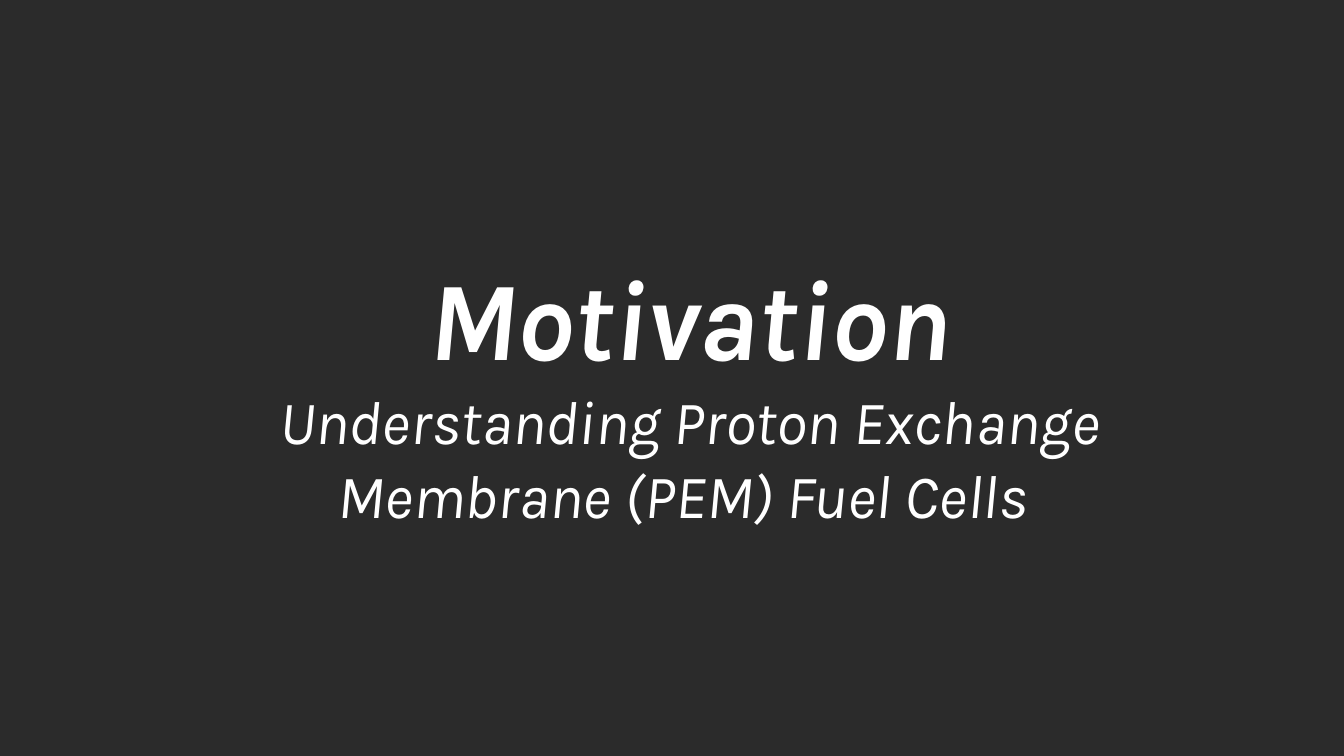
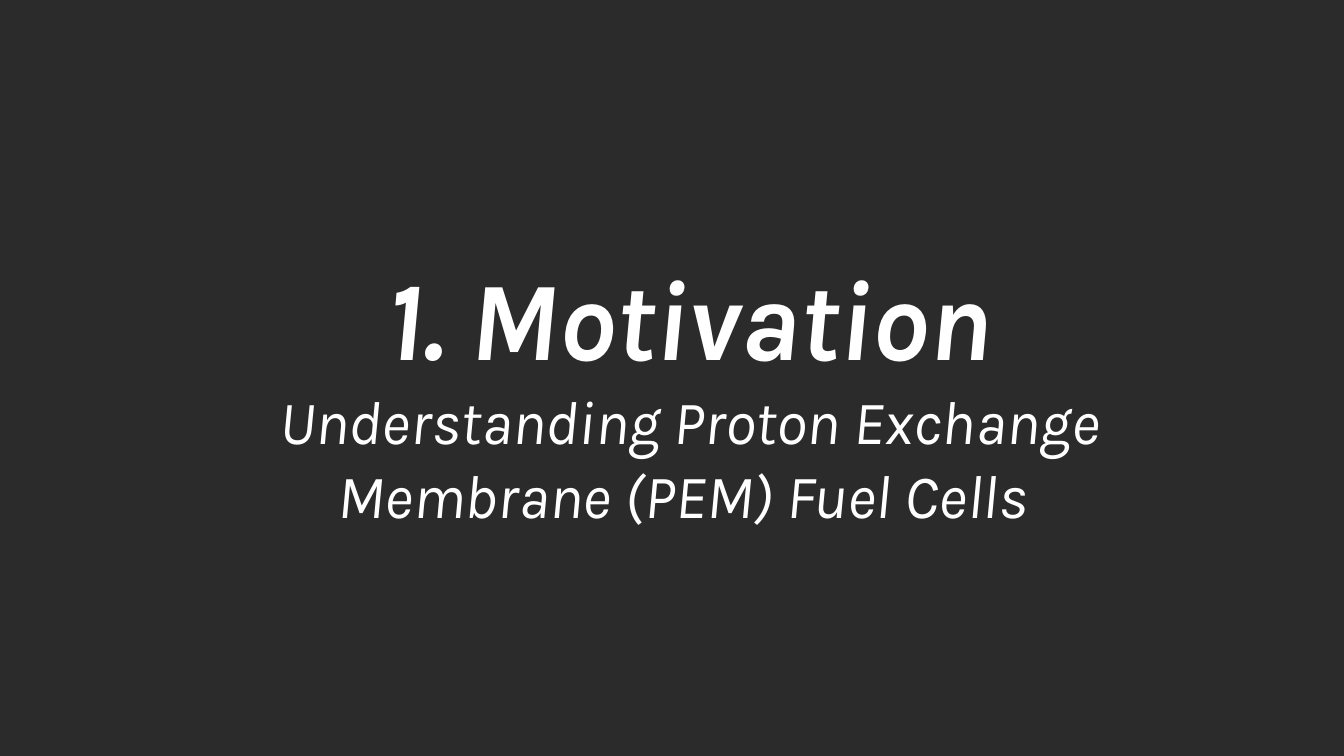
Before and after one commit to DejvisT/Sensitivity-Analysis-and-Surrogate-Modeling-of-PEM-Fuel-Cells, a slide deck: slide 3 of final_presentation_v1.pptx. Drawn at 1344x756 pixels with LibreOffice and Linux fonts; fonts in the diff are those of the drawing; background and template pictures are left out; a plain dark background stands for a picture behind light text. Boxes give left, top, right and bottom in pixels: in the first picture for what was removed or moved away, otherwise in the second. Text is boxed around its words. In the diff, an @@ line names an element or a change of style, - is before the commit and + after.

```diff
--- a/final_presentation_v1.pptx
+++ b/final_presentation_v1.pptx
@@ text at <box>387,280,992,362</box>: text changed @@
-Motivation
+1. Motivation
```
Also in this commit, not shown: 11 other slides changed, 4 slides added, 1 slide removed.
